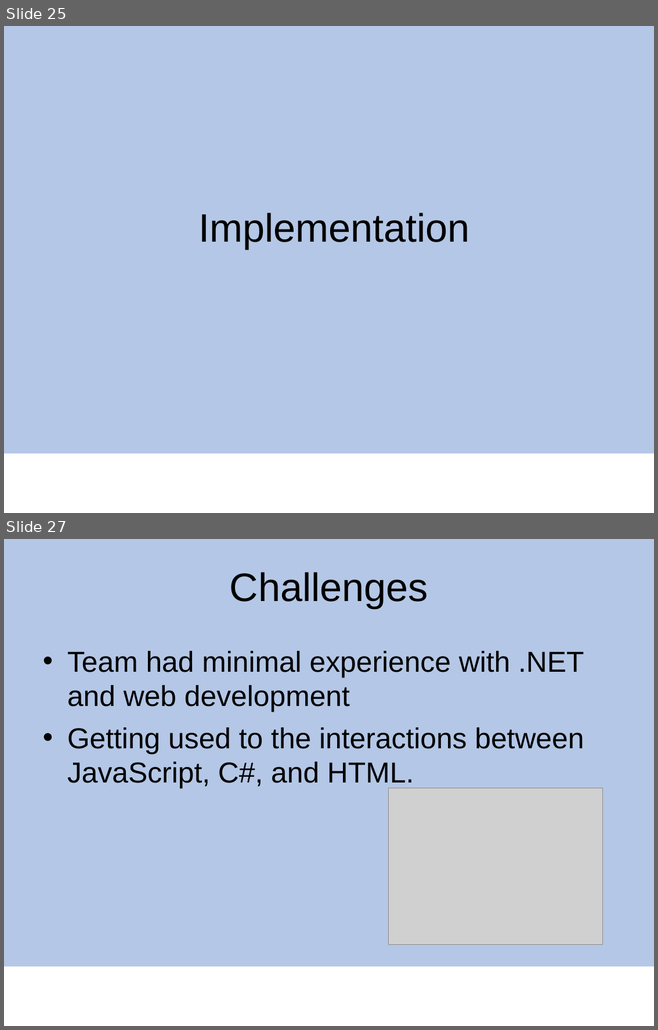
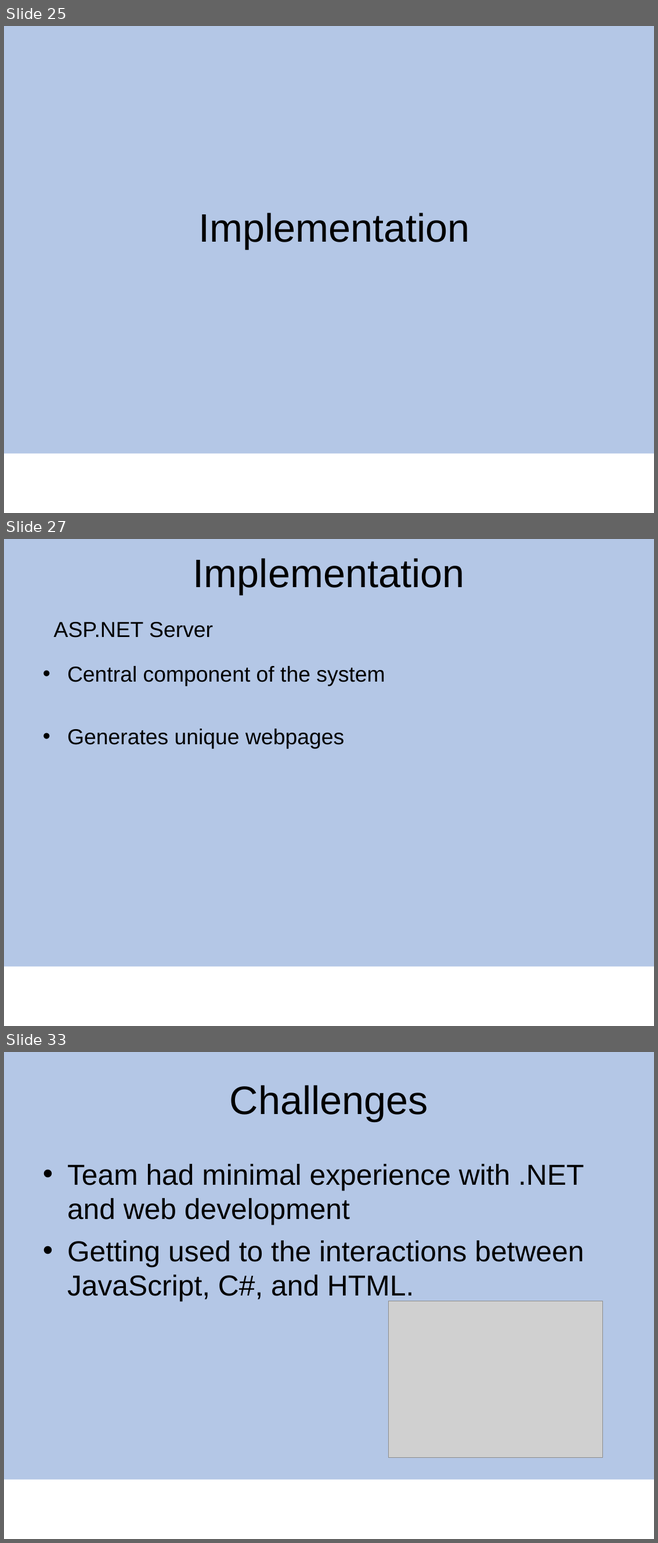
Before and after one commit to cenck09/TheGalleryWalkAlpha, a slide deck: Capstone_galleryWak_newV.ppt. Shown one above the other, each under a label of ours: slides 25 and 27 before the commit, slides 25, 27 and 33 after it; the slides between them are not shown. The pictures are 658x1030 and 658x1543 pixels, drawn with LibreOffice and Linux fonts; fonts in the diff are those of the drawing; grey boxes stand for pictures; background and template pictures are left out. Boxes give left, top, right and bottom in pixels: in the first picture for what was removed or moved away, otherwise in the second. Text is boxed around its words. In the diff, an @@ line names an element or a change of style, - is before the commit and + after.

```diff
--- a/Capstone_galleryWak_newV.ppt
+++ b/Capstone_galleryWak_newV.ppt
@@ slide 27 added at box(4, 539, 654, 1026), background #FFFFFF; not listed: 1 template element that a slide beside it also shows @@
@@ title added at box(193, 558, 465, 595), 44 pt, text #000000 @@
+Implementation
@@ text added at box(54, 622, 213, 638), 24 pt, text #000000 @@
+ASP.NET Server
@@ text added at box(67, 666, 384, 749), 24 pt, text #000000 @@
+• Central component of the system
+• Generates unique webpages
@@ what was slide 27 is now slide 33 @@
```
Also in this commit, not shown: 1 slide changed, 5 other slides added.
